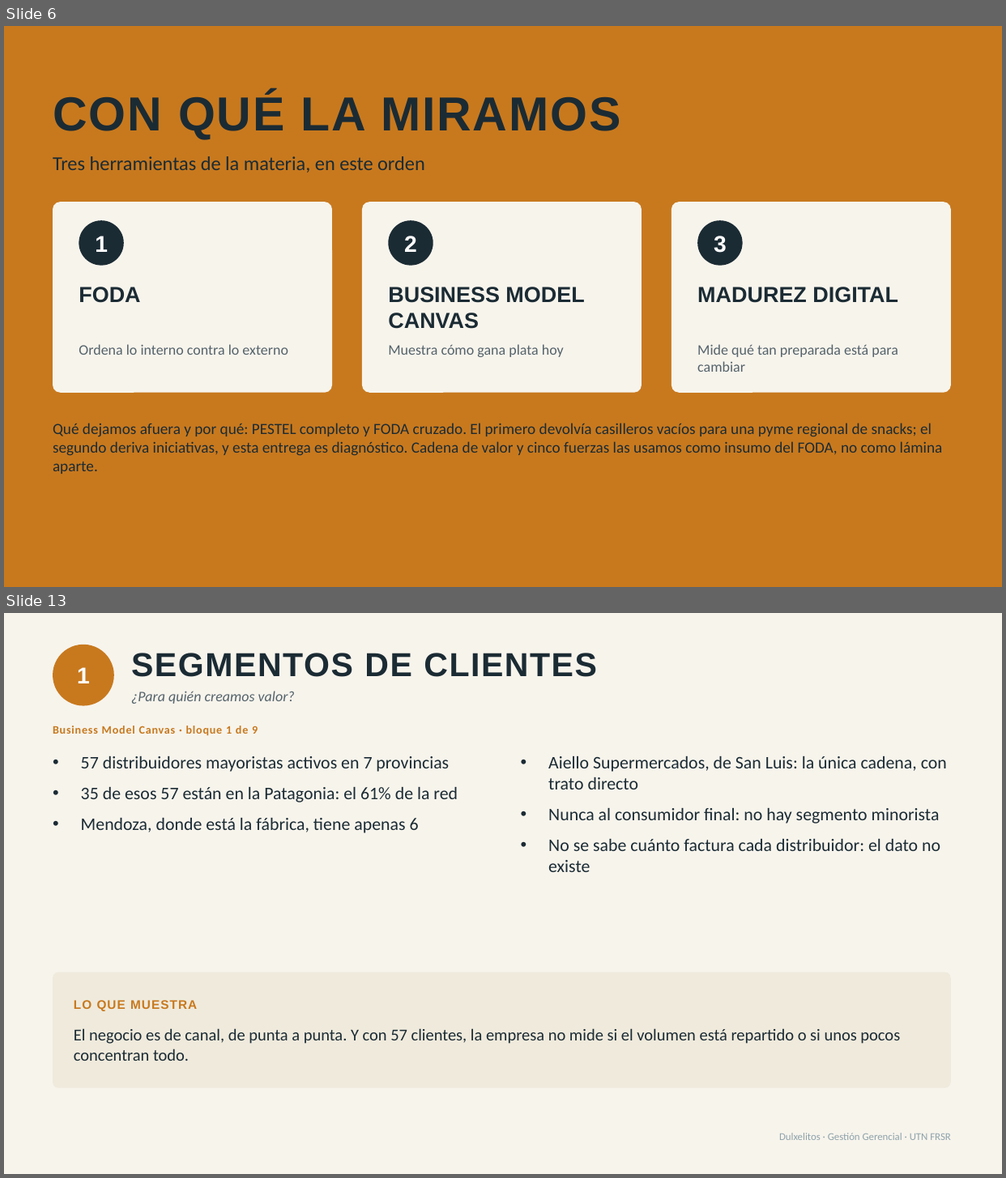
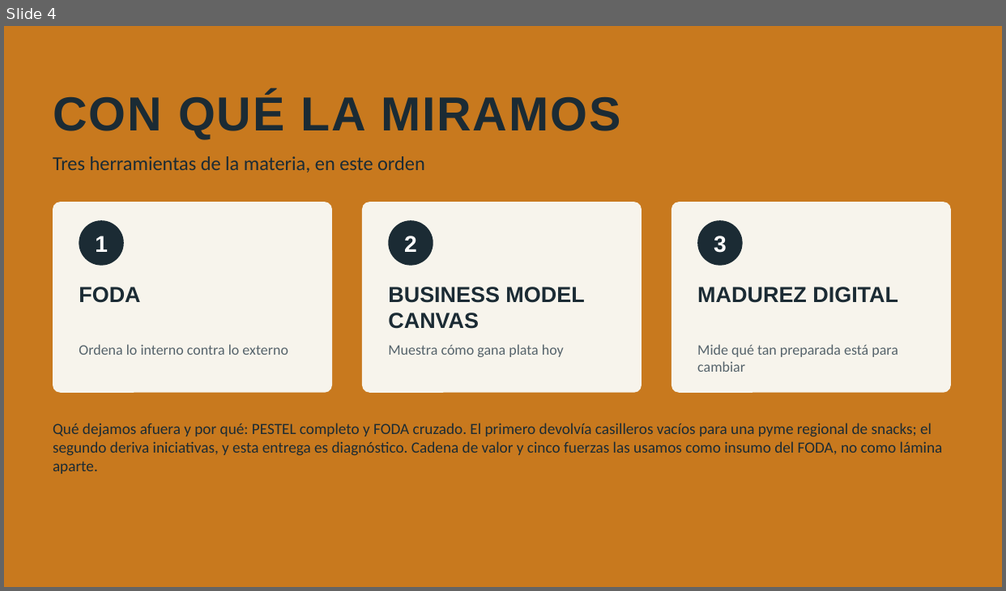
Before and after one commit to emisorato1/gestion-gerencial-2026, a slide deck: Material Campus/Proyecto Final/Proyecto/Entrega/Presentación TP Final Parte 1 - Dulxelitos.pptx. Shown one above the other, each under a label of ours: slides 6 and 13 before the commit, slide 4 after it; the slides between them are not shown. The pictures are 1006x1178 and 1006x591 pixels, drawn with LibreOffice and Linux fonts; fonts in the diff are those of the drawing. Boxes give left, top, right and bottom in pixels: in the first picture for what was removed or moved away, otherwise in the second. Text is boxed around its words. In the diff, an @@ line names an element or a change of style, - is before the commit and + after.

```diff
--- a/Material Campus/Proyecto Final/Proyecto/Entrega/Presentación TP Final Parte 1 - Dulxelitos.pptx
+++ b/Material Campus/Proyecto Final/Proyecto/Entrega/Presentación TP Final Parte 1 - Dulxelitos.pptx
@@ slide 13 removed at (4,613,1002,1174), background #F7F4EC @@
@@ ellipse removed at (53,645,114,706) @@
@@ text removed at (131,653,597,677) @@
-SEGMENTOS DE CLIENTES
@@ text removed at (77,667,90,683) @@
-1
@@ text removed at (131,691,295,704) @@
-¿Para quién creamos valor?
@@ text removed at (53,726,258,736) @@
-Business Model Canvas · bloque 1 de 9
@@ text removed at (81,756,458,833) @@
-• 57 distribuidores mayoristas activos en 7 provincias
-• 35 de esos 57 están en la Patagonia: el 61% de la red
-• Mendoza, donde está la fábrica, tiene apenas 6
@@ text removed at (548,756,947,872) @@
-• Aiello Supermercados, de San Luis: la única cadena, con trato directo
-• Nunca al consumidor final: no hay segmento minorista
-• No se sabe cuánto factura cada distribuidor: el dato no existe
@@ rounded rectangle removed at (53,973,951,1088) @@
@@ text removed at (74,1000,197,1012) @@
-LO QUE MUESTRA
@@ text removed at (74,1029,900,1061) @@
-El negocio es de canal, de punta a punta. Y con 57 clientes, la empresa no mide si el volumen está repartido o si unos pocos concentran todo.
@@ text removed at (779,1133,950,1140) @@
-Dulxelitos · Gestión Gerencial · UTN FRSR
@@ what was slide 6 is now slide 4 @@
```
Also in this commit, not shown: 4 slides changed, 2 slides added, 17 other slides removed, 11 other files.
